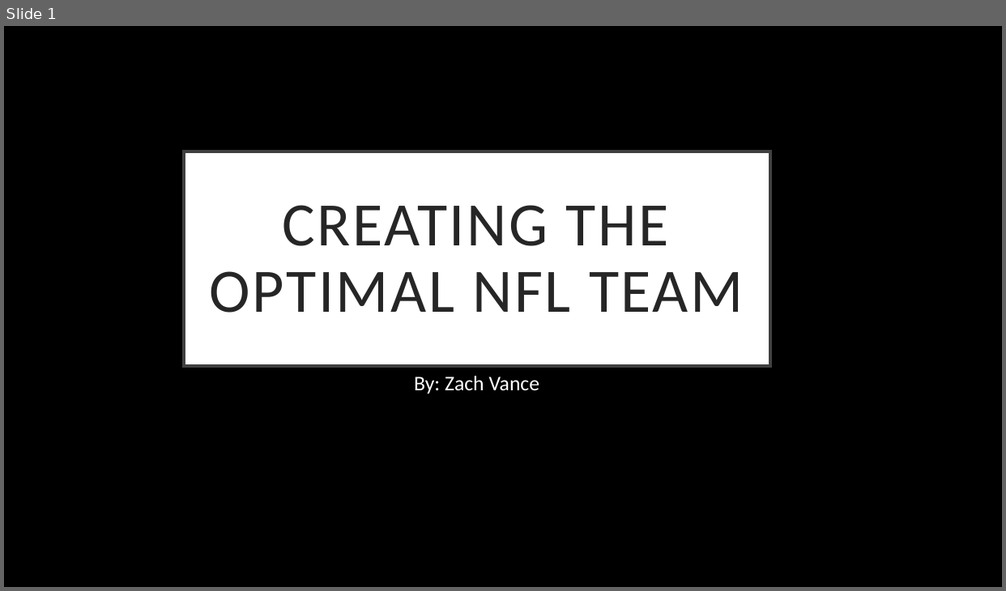
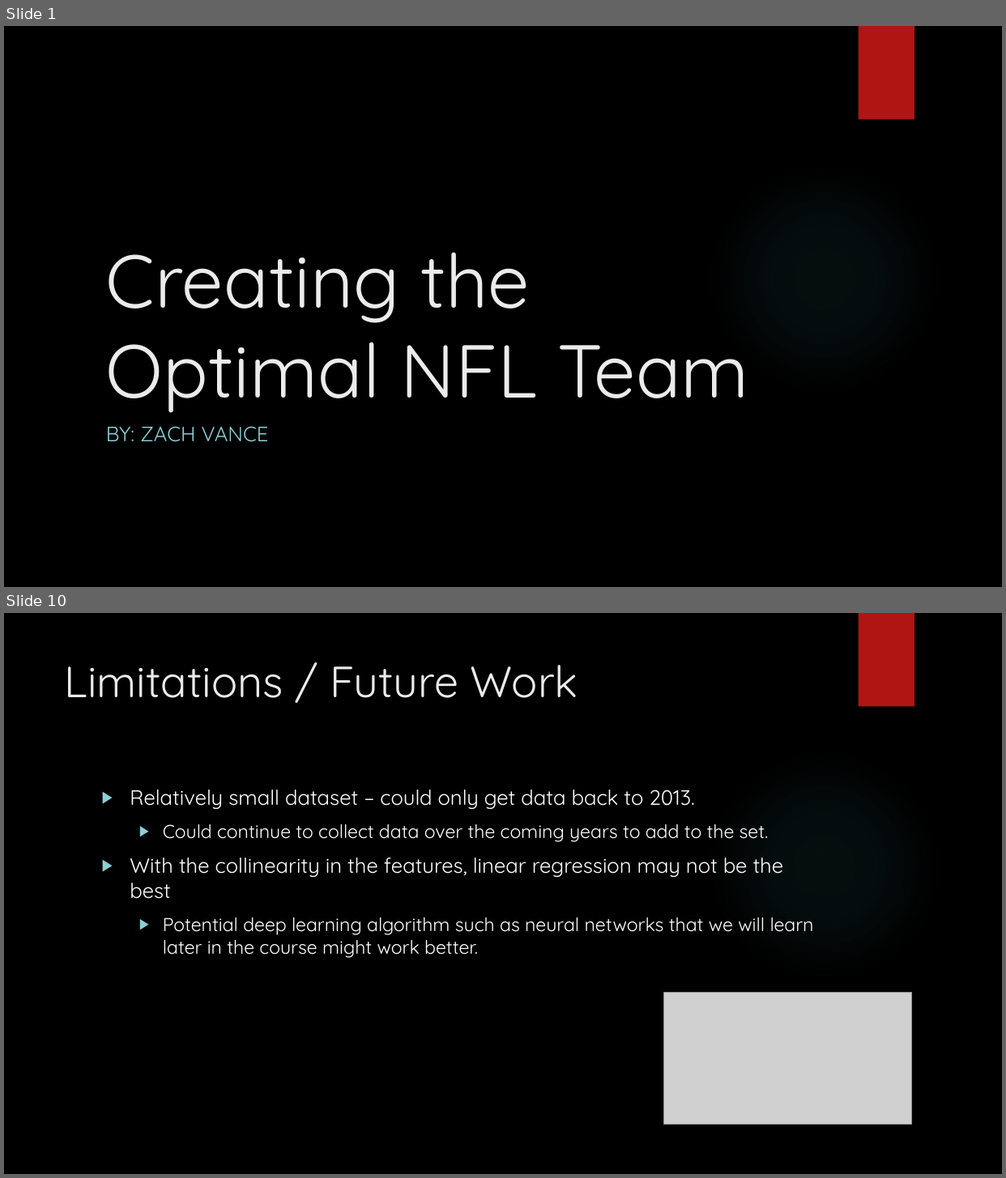
Before and after one commit to zvance1/win-now, a slide deck: presentation/projectPresentaion.pptx. Shown one above the other, each under a label of ours: slide 1 before the commit, slides 1 and 10 after it; the slides between them are not shown. The pictures are 1006x591 and 1006x1178 pixels, drawn with LibreOffice and Linux fonts; fonts in the diff are those of the drawing; grey boxes stand for pictures; background and template pictures are left out. Boxes give left, top, right and bottom in pixels: in the first picture for what was removed or moved away, otherwise in the second. Text is boxed around its words. In the diff, an @@ line names an element or a change of style, - is before the commit and + after.

```diff
--- a/presentation/projectPresentaion.pptx
+++ b/presentation/projectPresentaion.pptx
@@ slide 10 added at <box>4,613,1002,1174</box>, background picture (left out); not listed: 1 template element that a slide beside it also shows @@
@@ rectangle added at <box>859,613,914,707</box>, fill #B01513 @@
@@ title added at <box>65,665,578,698</box>, 42 pt, text #EBEBEB @@
+Limitations / Future Work
@@ text added at <box>130,790,814,958</box>, 18 pt, text #FFFFFF @@
+▶ Relatively small dataset – could only get data back to 2013.
+  ▶ Could continue to collect data over the coming years to add to the set.
+▶ With the collinearity in the features, linear regression may not be the best
+  ▶ Potential deep learning algorithm such as neural networks that we will learn later in the course might work better.
@@ picture added at <box>664,993,912,1124</box> @@
@@ slide 1 changed as well @@
@@ rectangle added at <box>859,26,914,120</box>, fill #B01513 @@
@@ title "Creating the Optimal NFL Team": place and size @@
-title "Creating the Optimal NFL Team" at <box>184,152,770,367</box>
+title "Creating the Optimal NFL Team" at <box>106,252,749,413</box>
@@ title "Creating the Optimal NFL Team" at <box>106,252,749,413</box>: vertical alignment middle to bottom; fill #FFFFFF to none; outline #404040 3 pt to none @@
@@ ellipse added at <box>709,163,939,394</box>, fill gradient #50B9C1 @@
@@ title at <box>106,252,749,413</box>: text changed; size 59.4 to 72 pt; font Calibri to Quicksand; text colour #262626 to #EBEBEB @@
-CREATING THE OPTIMAL NFL TEAM
+Creating the Optimal NFL Team
@@ subtitle at <box>106,426,269,442</box>: text changed; font Calibri to Quicksand; text colour #FFFFFF to #8AD0D6 @@
-By: Zach Vance
+BY: ZACH VANCE
```
Also in this commit, not shown: 8 other slides added, 1 slide removed, 2 other files.
